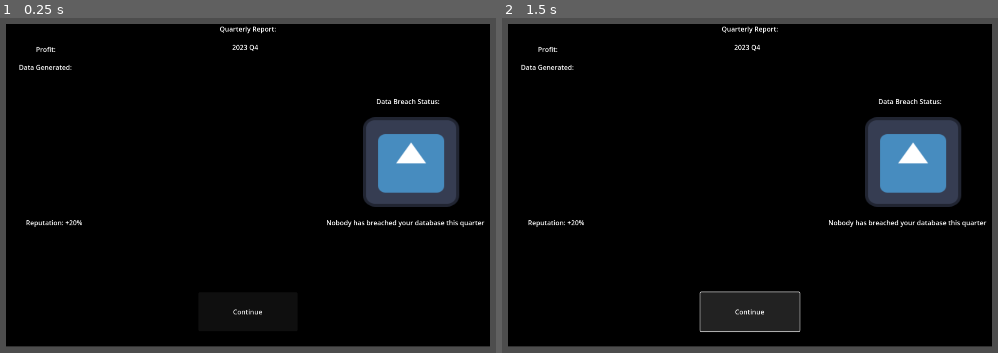
Above: before the commit, frames 1-2 (left to right).
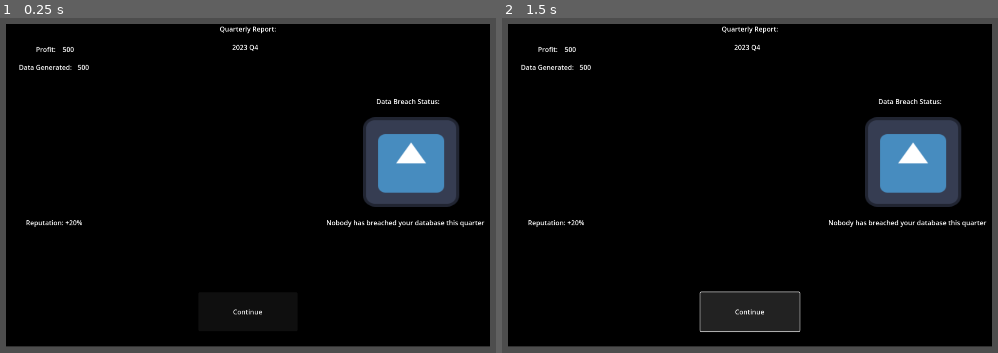
Above: after the commit, the same moments.

Repository: worrall1/PrivacyGame
Game: Godot game, scene res://YearlyReport.tscn
Same seed, same stepped clock (60 frames per second), same inputs: the game is played once before the commit and once after it. The project has no main scene, so this scene is started directly. The engine's default icon, where the game draws it, is replaced by a stand-in: a white triangle on a blue panel in a dark square.
Inputs:
- Up to frame 1 (0.25 s): no input
- Up to frame 2 (1.5 s): click "Continue" at 0.5 s; click "Continue" at 1.25 s

The runs differ from the first frame. In frame 1, less than 0.1% of the frame differs, in the area x 12-18%, y 8-16%; in frame 2, less than 0.1%.

Commit message:
Value Updates

Diff:
--- a/Globals.gd
+++ b/Globals.gd
@@ -2,10 +2,13 @@
 
 var money = 500
 var mps = 0
+var moneyTotal = 0
 var blueData = 0
 var bdps = 0
+var blueDataTotal = 0
 var redData = 0
 var rdps = 0
+var redDataTotal = 0
 var date = 0 #integer count of how many days have elapsed
 var sfxVol = 0.5
 var musicVol = 0.5
@@ -15,6 +18,9 @@
 var securityLevel = "Good"
 var quarter = 0 #how long the game has been going
 var time = 0 #how long since the start of this quarter
+var moneyLastQuarter = 0
+var blueDataLastQuarter = 0
+var repLastQuarter = 0
 
 
 # Called when the node enters the scene tree for the first time.
@@ -24,4 +30,8 @@
 
 # Called every frame. 'delta' is the elapsed time since the previous frame.
 func _process(delta):
+	if(time > 2000):
+		quarter += 1
+		time = 0
+		get_tree().change_scene_to_file("res://YearlyReport.tscn")
 	pass
--- /dev/null
+++ b/QuarterReport.gd
@@ -0,0 +1,16 @@
+extends NinePatchRect
+
+
+# Called when the node enters the scene tree for the first time.
+func _ready():
+	get_node("Profit").text = str(Globals.money - Globals.moneyLastQuarter)
+	get_node("Data Generation").text = str(Globals.money - Globals.moneyLastQuarter)
+	pass # Replace with function body.
+
+
+# Called every frame. 'delta' is the elapsed time since the previous frame.
+func _process(delta):
+	pass
+
+func checkDataBreach():
+	pass
--- a/YearlyReport.tscn
+++ b/YearlyReport.tscn
@@ -1,6 +1,7 @@
-[gd_scene load_steps=3 format=3 uid="uid://dkchwootoaxgx"]
+[gd_scene load_steps=4 format=3 uid="uid://dkchwootoaxgx"]
 
 [ext_resource type="Texture2D" uid="uid://bvcl4nnyulyp0" path="res://Textures/Black.png" id="1_jdixa"]
+[ext_resource type="Script" path="res://QuarterReport.gd" id="2_74ctw"]
 [ext_resource type="Texture2D" uid="uid://cihh4bg1jbq2w" path="res://icon.svg" id="2_qcrk5"]
 
 [node name="QReportBackground" type="NinePatchRect"]
@@ -9,6 +10,7 @@
 offset_right = 1540.0
 offset_bottom = 935.0
 texture = ExtResource("1_jdixa")
+script = ExtResource("2_74ctw")
 
 [node name="Title" type="Label" parent="."]
 layout_mode = 1
@@ -29,6 +31,13 @@
 offset_bottom = 118.0
 text = "Data Generated:"
 
+[node name="Data Generation" type="Label" parent="."]
+layout_mode = 0
+offset_left = 172.0
+offset_top = 92.0
+offset_right = 300.0
+offset_bottom = 118.0
+
 [node name="Profit Title" type="Label" parent="."]
 layout_mode = 0
 offset_left = 72.0
@@ -36,6 +45,13 @@
 offset_right = 116.0
 offset_bottom = 75.0
 text = "Profit:"
+
+[node name="Profit" type="Label" parent="."]
+layout_mode = 0
+offset_left = 136.0
+offset_top = 49.0
+offset_right = 184.0
+offset_bottom = 75.0
 
 [node name="Data Breach Status" type="Label" parent="."]
 layout_mode = 0
